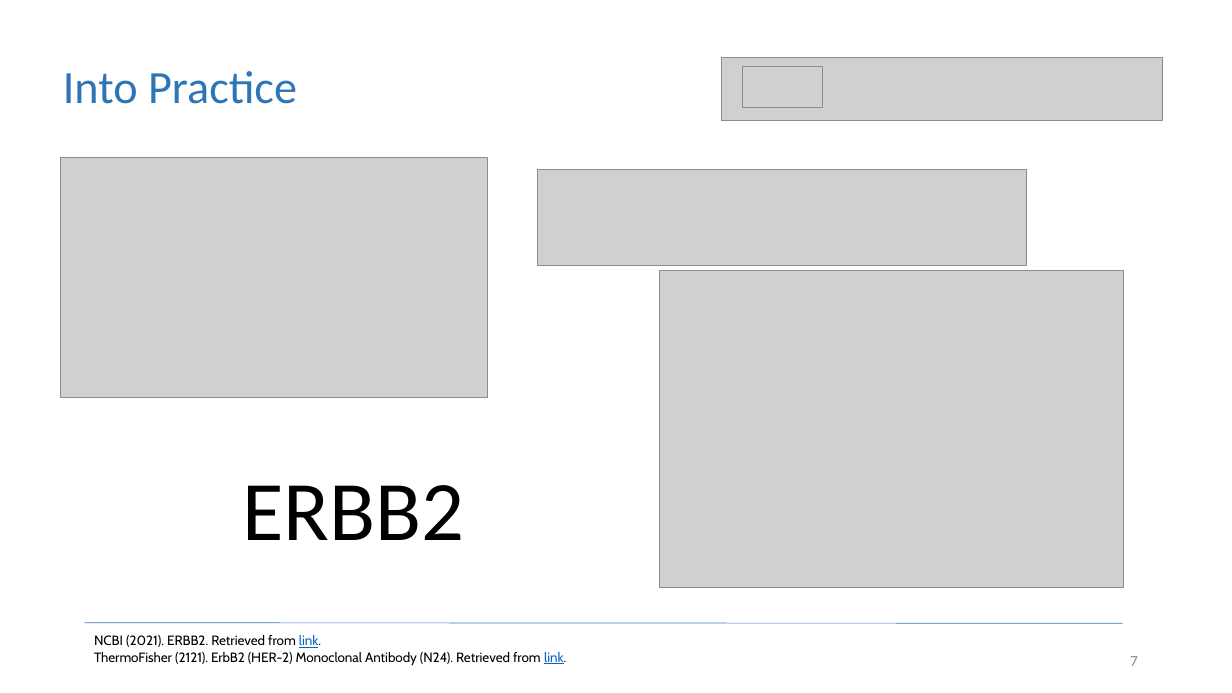
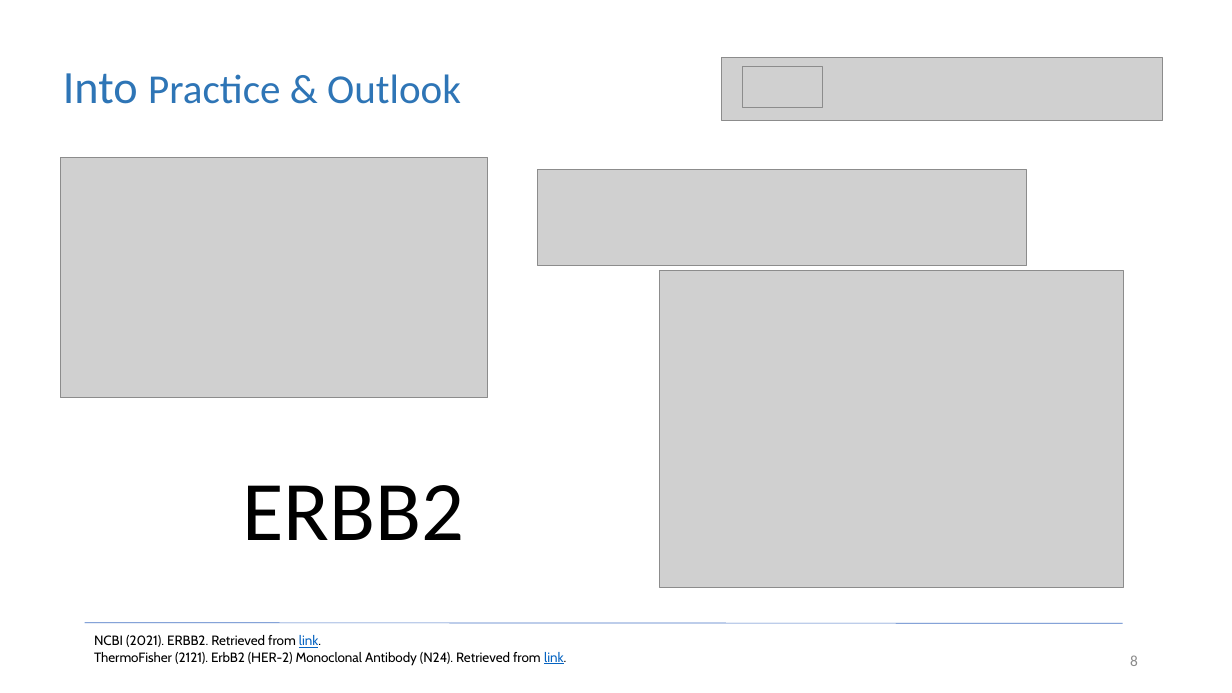
Before and after one commit to christophergalli/Team_Habsburg, a slide deck: slide 8 of GeneService_Presentation.pptx (slide 7 before the commit). Drawn at 1232x693 pixels with LibreOffice and Linux fonts; fonts in the diff are those of the drawing; grey boxes stand for pictures. Boxes give left, top, right and bottom in pixels: in the first picture for what was removed or moved away, otherwise in the second. Text is boxed around its words. In the diff, an @@ line names an element or a change of style, - is before the commit and + after.

```diff
--- a/GeneService_Presentation.pptx
+++ b/GeneService_Presentation.pptx
@@ text at box(63, 73, 461, 104): text changed; size 36 to 32 pt @@
-Into Practice
+Into Practice & Outlook
@@ page number at box(1130, 655, 1138, 666): text changed @@
-7
+8
```
Also in this commit, not shown: 7 other slides changed, 2 slides added, 1 other file.
